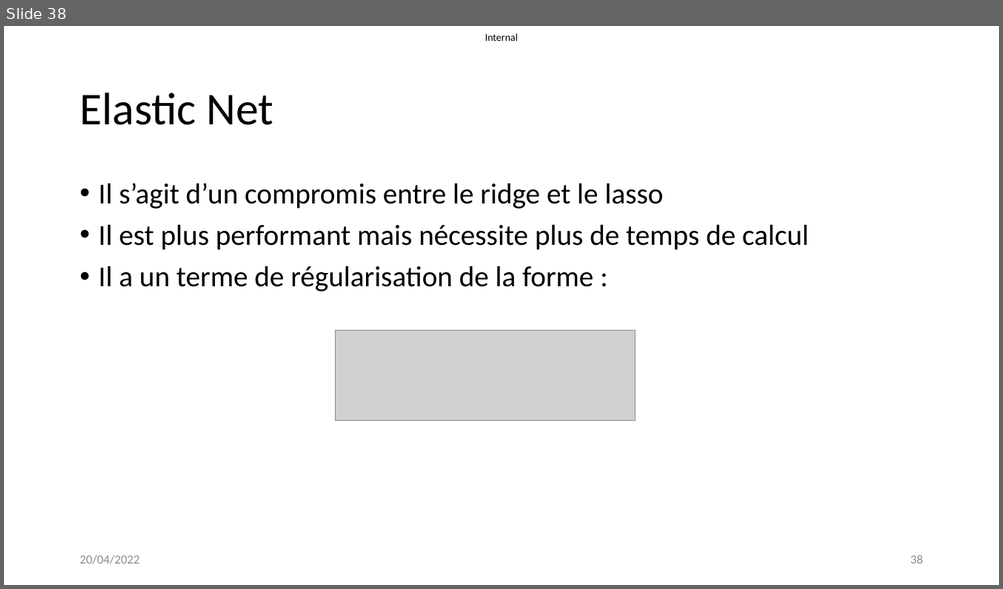
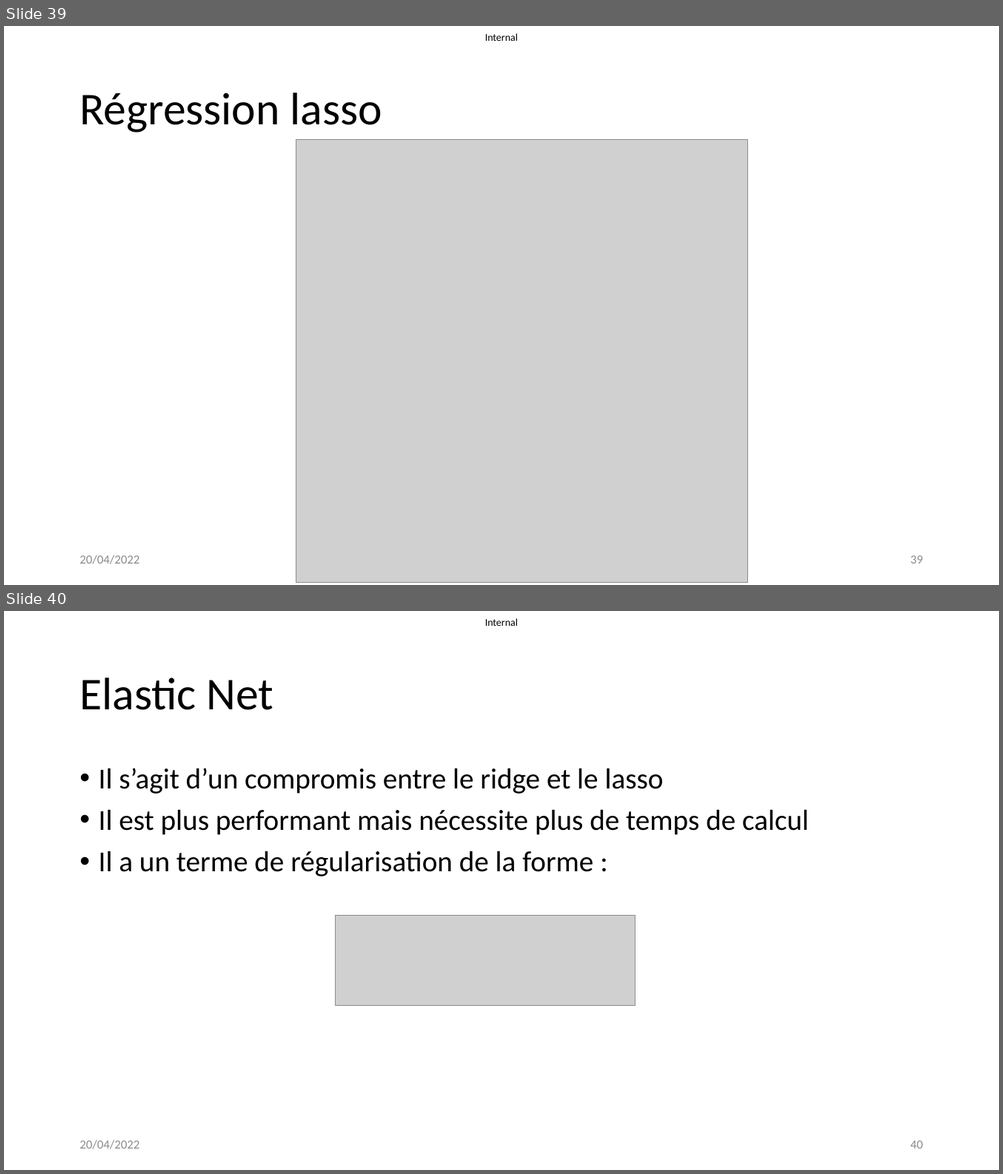
Before and after one commit to datanab/energy-consumption-prediction, a slide deck: Pélec_03_Presentation.pptx. Shown one above the other, each under a label of ours: slide 38 before the commit, slides 39 and 40 after it. The pictures are 1003x589 and 1003x1174 pixels, drawn with LibreOffice and Linux fonts; fonts in the diff are those of the drawing; grey boxes stand for pictures. Boxes give left, top, right and bottom in pixels: in the first picture for what was removed or moved away, otherwise in the second. Text is boxed around its words. In the diff, an @@ line names an element or a change of style, - is before the commit and + after.

```diff
--- a/Pélec_03_Presentation.pptx
+++ b/Pélec_03_Presentation.pptx
@@ slide 39 added at [4,26,999,585], background #FFFFFF; not listed: 1 template element that a slide beside it also shows @@
@@ title added at [79,93,382,133], 44 pt, text #000000 @@
+Régression lasso
@@ picture added at [296,139,748,583] @@
@@ text added at [79,555,139,565], 12 pt, text #8C8C8C @@
+20/04/2022
@@ page number added at [910,556,922,564], 12 pt, text #8C8C8C @@
+39
@@ what was slide 38 is now slide 40 @@
@@ page number at [910,1141,922,1149]: text changed @@
-38
+40
```
Also in this commit, not shown: 1 slide changed, 1 other slide added, 2 other files.
